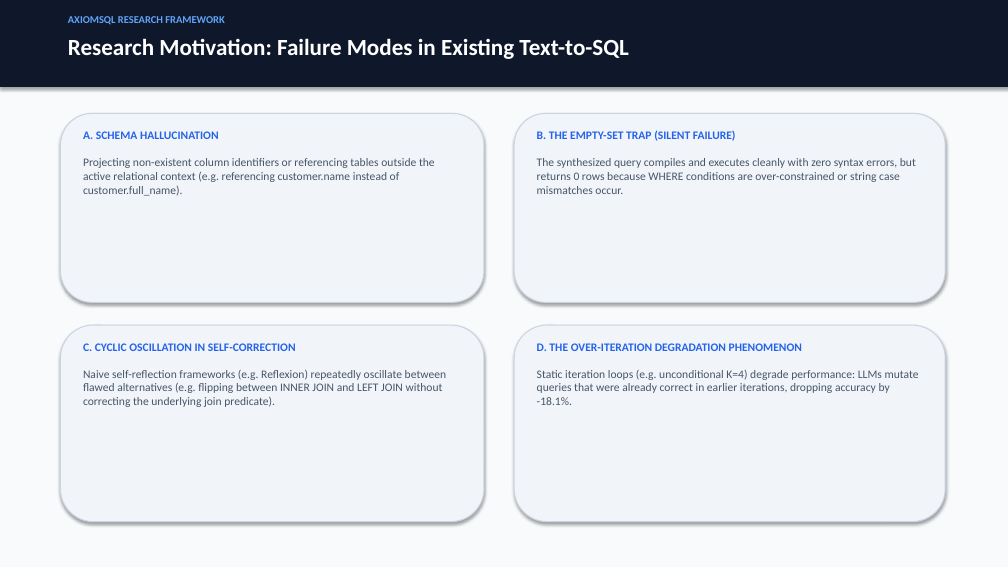
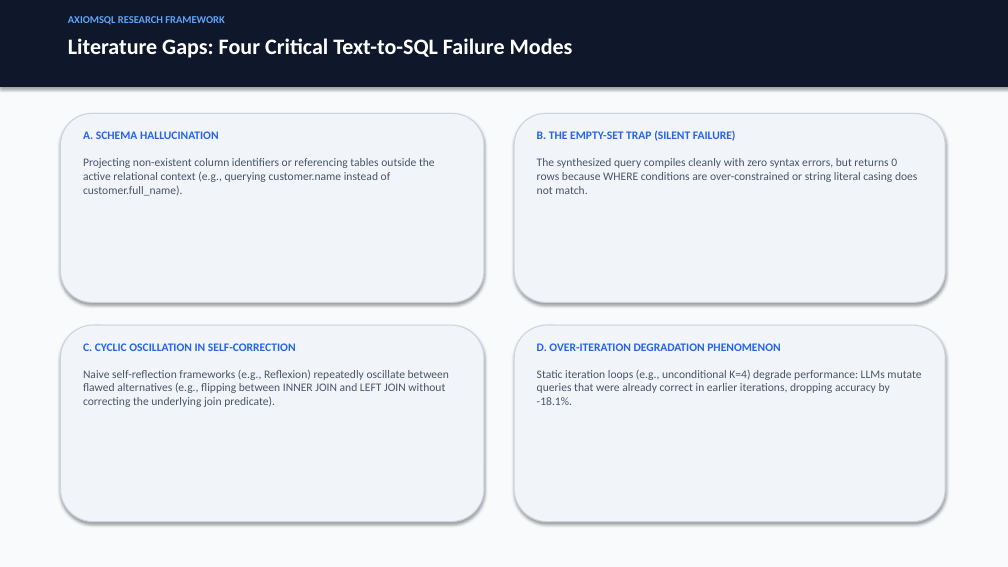
Before and after one commit to DharshiniPES/axiom-sql-textgrad, a slide deck: slide 3 of presentation/AxiomSQL_Presentation.pptx. Drawn at 1008x567 pixels with LibreOffice and Linux fonts; fonts in the diff are those of the drawing. Boxes give left, top, right and bottom in pixels: in the first picture for what was removed or moved away, otherwise in the second. Text is boxed around its words. In the diff, an @@ line names an element or a change of style, - is before the commit and + after.

```diff
--- a/presentation/AxiomSQL_Presentation.pptx
+++ b/presentation/AxiomSQL_Presentation.pptx
@@ text at [68,38,573,58]: text changed; size 22 to 21 pt @@
-Research Motivation: Failure Modes in Existing Text-to-SQL
+Literature Gaps: Four Critical Text-to-SQL Failure Modes
@@ text at [83,158,435,196]: text changed @@
-Projecting non-existent column identifiers or referencing tables outside the active relational context (e.g. referencing customer.name instead of customer.full_name).
+Projecting non-existent column identifiers or referencing tables outside the active relational context (e.g., querying customer.name instead of customer.full_name).
@@ text at [537,158,917,194]: text changed @@
-The synthesized query compiles and executes cleanly with zero syntax errors, but returns 0 rows because WHERE conditions are over-constrained or string case mismatches occur.
+The synthesized query compiles cleanly with zero syntax errors, but returns 0 rows because WHERE conditions are over-constrained or string literal casing does not match.
@@ text at [537,343,780,351]: text changed @@
-D. THE OVER-ITERATION DEGRADATION PHENOMENON
+D. OVER-ITERATION DEGRADATION PHENOMENON
@@ text at [83,370,449,407]: text changed @@
-Naive self-reflection frameworks (e.g. Reflexion) repeatedly oscillate between flawed alternatives (e.g. flipping between INNER JOIN and LEFT JOIN without correcting the underlying join predicate).
+Naive self-reflection frameworks (e.g., Reflexion) repeatedly oscillate between flawed alternatives (e.g., flipping between INNER JOIN and LEFT JOIN without correcting the underlying join predicate).
@@ text at [537,370,921,405]: text changed @@
-Static iteration loops (e.g. unconditional K=4) degrade performance: LLMs mutate queries that were already correct in earlier iterations, dropping accuracy by -18.1%.
+Static iteration loops (e.g., unconditional K=4) degrade performance: LLMs mutate queries that were already correct in earlier iterations, dropping accuracy by -18.1%.
```
Also in this commit, not shown: 8 other slides changed, 5 slides added, 3 slides removed, 17 other files.
